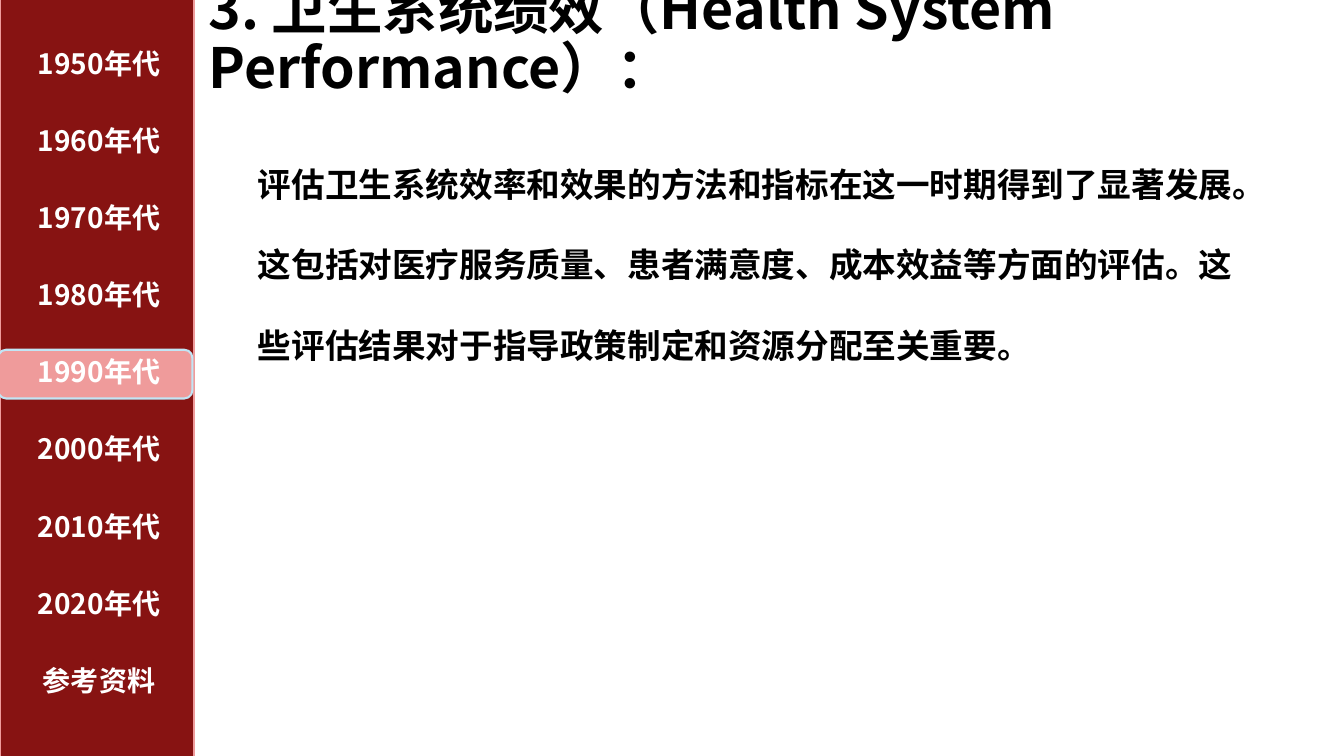
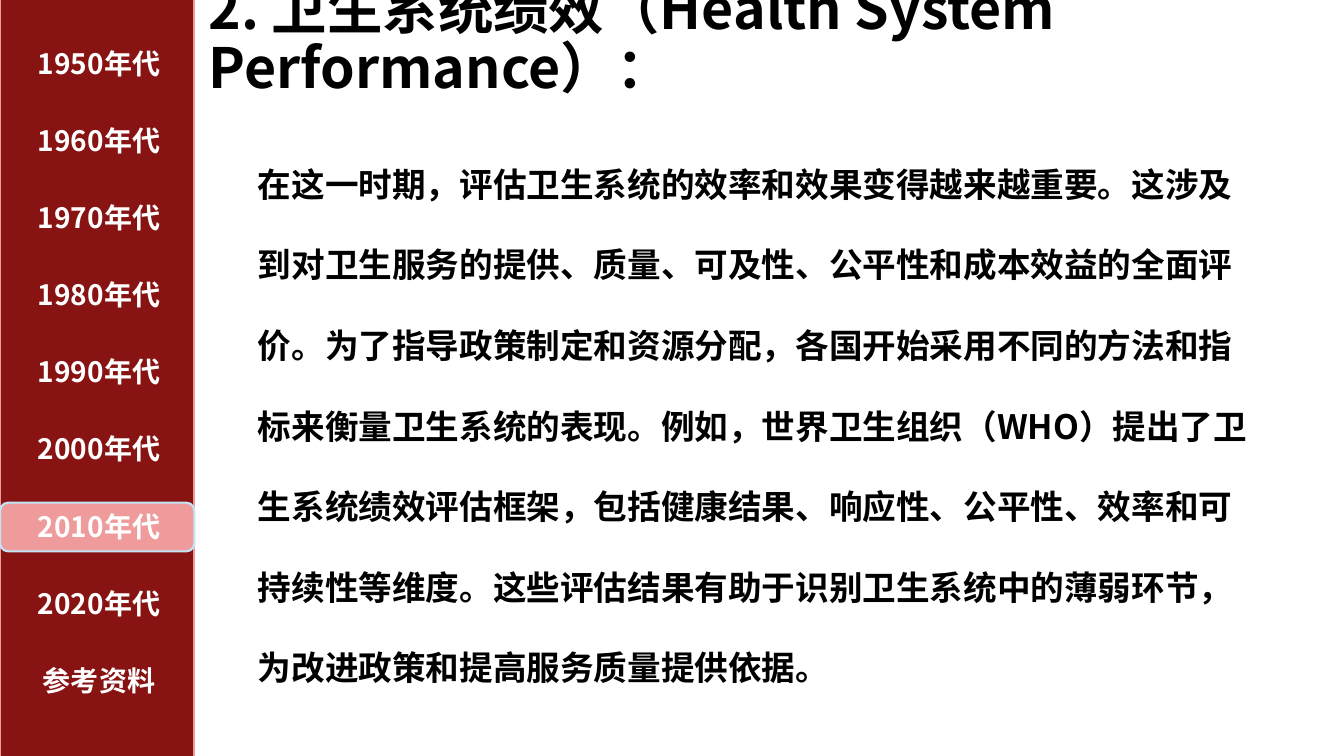
Before and after one commit to Aojiang-code/Aojiang-code.github.io, a slide deck: slide 61 of 05预防专业课/05卫生经济学/01课堂作业/PPT/卫生经济学热点词.pptx (slide 37 before the commit). Drawn at 1344x756 pixels with LibreOffice and Linux fonts; fonts in the diff are those of the drawing. Boxes give left, top, right and bottom in pixels: in the first picture for what was removed or moved away, otherwise in the second. Text is boxed around its words. In the diff, an @@ line names an element or a change of style, - is before the commit and + after.

```diff
--- a/05预防专业课/05卫生经济学/01课堂作业/PPT/卫生经济学热点词.pptx
+++ b/05预防专业课/05卫生经济学/01课堂作业/PPT/卫生经济学热点词.pptx
@@ title at (209, 0, 1055, 94): text changed @@
-3. 卫生系统绩效（Health System Performance）：
+2. 卫生系统绩效（Health System Performance）：
@@ text at (258, 168, 1247, 683): text changed @@
-评估卫生系统效率和效果的方法和指标在这一时期得到了显著发展。这包括对医疗服务质量、患者满意度、成本效益等方面的评估。这些评估结果对于指导政策制定和资源分配至关重要。
+在这一时期，评估卫生系统的效率和效果变得越来越重要。这涉及到对卫生服务的提供、质量、可及性、公平性和成本效益的全面评价。为了指导政策制定和资源分配，各国开始采用不同的方法和指标来衡量卫生系统的表现。例如，世界卫生组织（WHO）提出了卫生系统绩效评估框架，包括健康结果、响应性、公平性、效率和可持续性等维度。这些评估结果有助于识别卫生系统中的薄弱环节，为改进政策和提高服务质量提供依据。
@@ rounded rectangle: place and size @@
-rounded rectangle at (0, 350, 193, 398)
+rounded rectangle at (0, 503, 195, 552)
```
Also in this commit, not shown: 36 other slides changed, 31 slides added, 1 other file.
